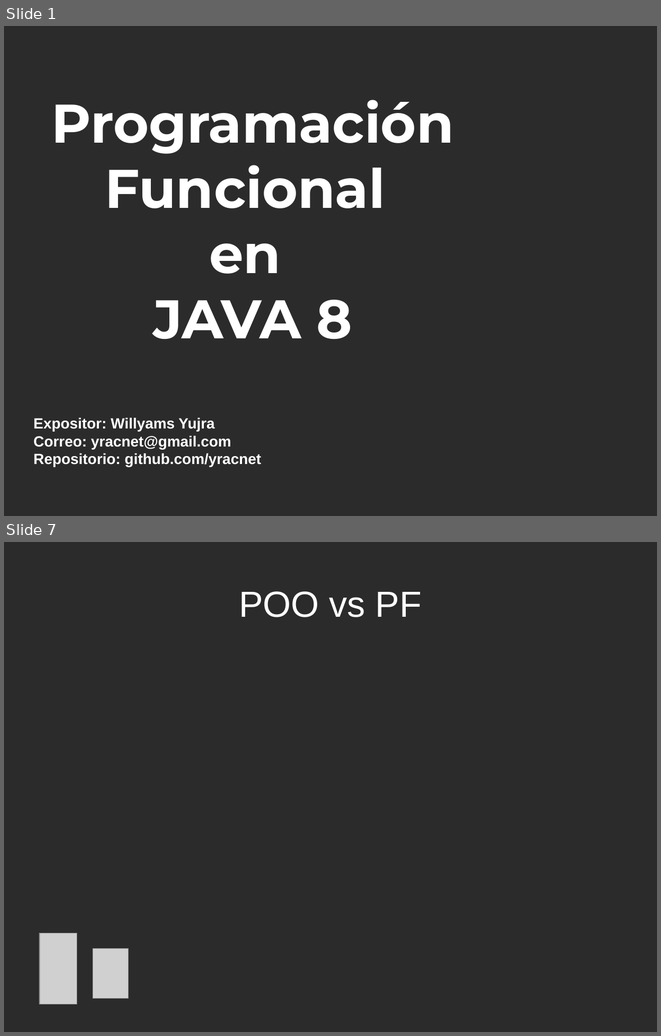
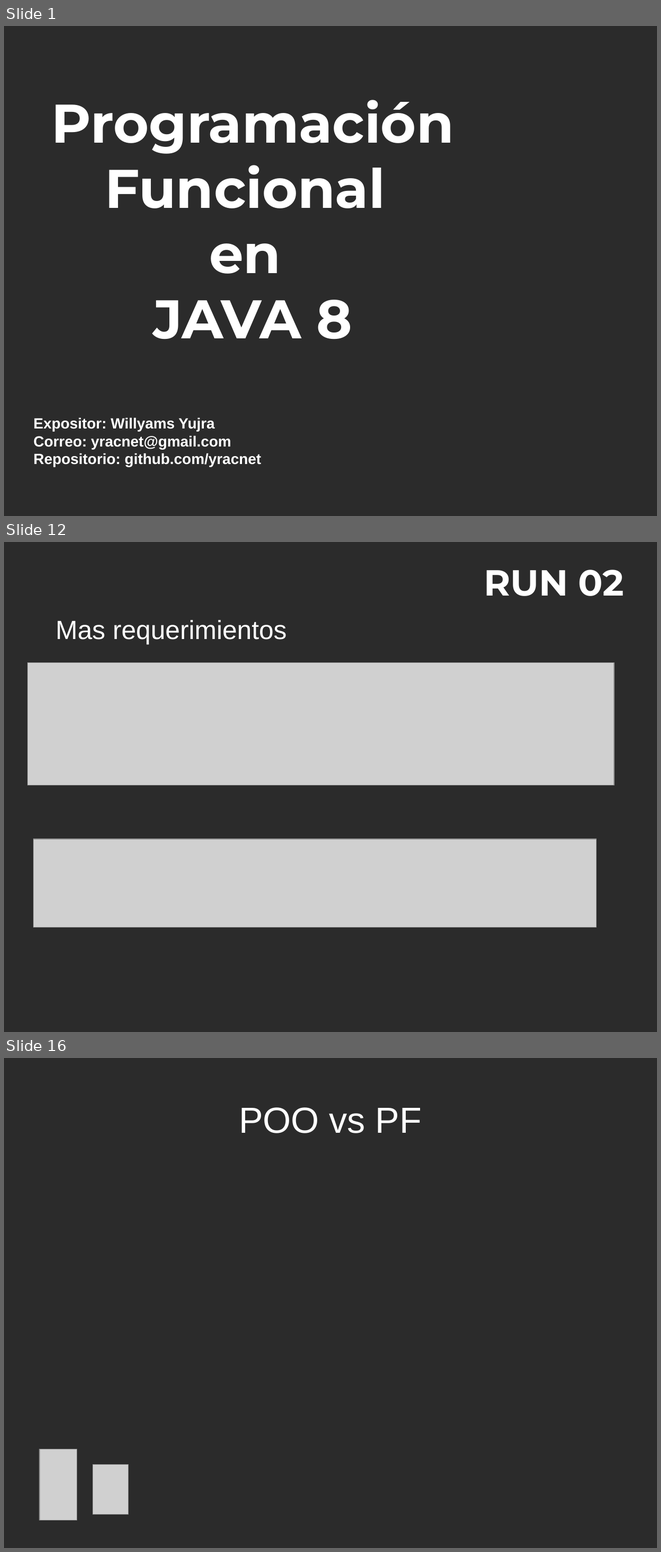
Before and after one commit to yracnet/java-fp, a slide deck: java-fp.odp. Shown one above the other, each under a label of ours: slides 1 and 7 before the commit, slides 1, 12 and 16 after it; the slides between them are not shown. The pictures are 661x1036 and 661x1552 pixels, drawn with LibreOffice and Linux fonts; fonts in the diff are those of the drawing; grey boxes stand for pictures; background and template pictures are left out; a plain dark background stands for a picture behind light text. Boxes give left, top, right and bottom in pixels: in the first picture for what was removed or moved away, otherwise in the second. Text is boxed around its words. In the diff, an @@ line names an element or a change of style, - is before the commit and + after.

```diff
--- a/java-fp.odp
+++ b/java-fp.odp
@@ slide 12 added at <box>4,542,657,1032</box>, background picture (left out) @@
@@ title added at <box>484,570,624,596</box>, 44 pt, text #FFFFFF, bold @@
+RUN 02
@@ text added at <box>55,620,286,644</box>, 32 pt, text #FFFFFF @@
+Mas requerimientos
@@ picture added at <box>28,663,615,785</box> @@
@@ picture added at <box>34,839,597,927</box> @@
@@ what was slide 7 is now slide 16 @@
```
Also in this commit, not shown: 4 slides changed, 10 other slides added, 1 slide removed, 1 other file.
